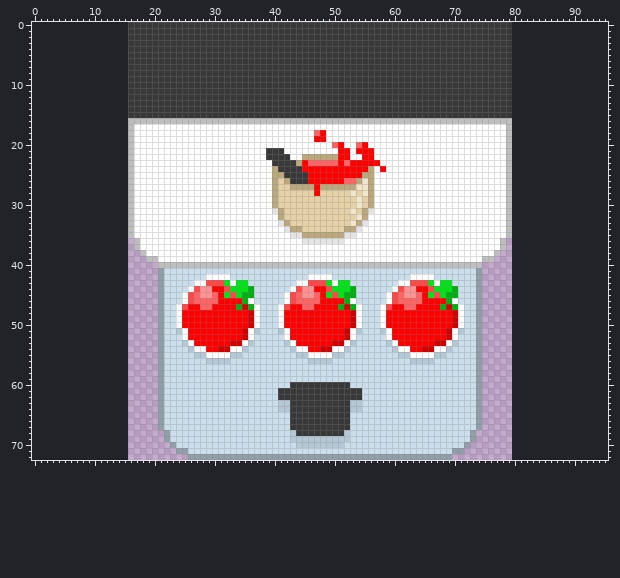
Edited in one commit: pixel-art file (overcooked/UI/Recipes/Soups/Recipe_Soup_TomatoSoup.aseprite). Above: the version before the commit.
64x73 pixels, 1 frame. Colours within 5 levels of each other are drawn and written as one. The old version is drawn lined up with the new one, on the new canvas.
Now the later version:
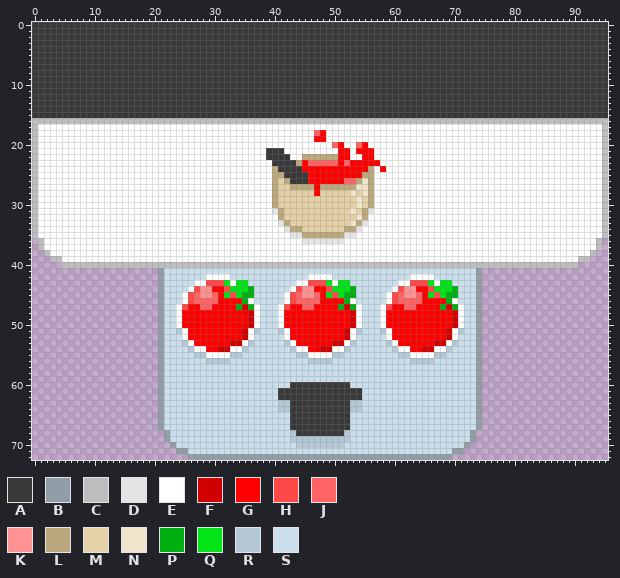
Palette (. is transparent): A #383838  B #919ea7  C #bebebe  D #e4e4e4  E #ffffff  F #d10000  G #ff0000  H #ff4949  J #ff6363  K #ff9292  L #bba87c  M #e4d2a6  N #f1e6cc  P #00b012  Q #00e317  R #b4c7d5  S #cbdeec
Commit message: Recipe expiration progress bar
Edits made:
canvas 64x73 -> 96x73, the old top-left corner now at 16,0
There is now colour A in rows 0 to 15 at x 0 to 15 and 80 to 95.
There is now colour C in row 16 at x 0 to 15 and 80 to 95; in rows 17 to 35 at x 0 and 95; in rows 36 to 37 at x 1 and 94; in row 38 at x 2 and 93; in row 39 at x 3 to 4 and 91 to 92; in row 40 at x 5 to 20 and 75 to 90.
There is now colour E in rows 17 to 35 at x 1 to 15 and 80 to 94; in rows 36 to 37 at x 2 to 16 and 79 to 93; in row 38 at x 3 to 17 and 78 to 92; in row 39 at x 5 to 18 and 77 to 90.
The edit turns colour C into colour E in rows 17 to 35 at x 16 and 79; in rows 36 to 37 at x 17 and 78; in row 38 at x 18 and 77; in row 39 at x 19 to 20 and 75 to 76.
